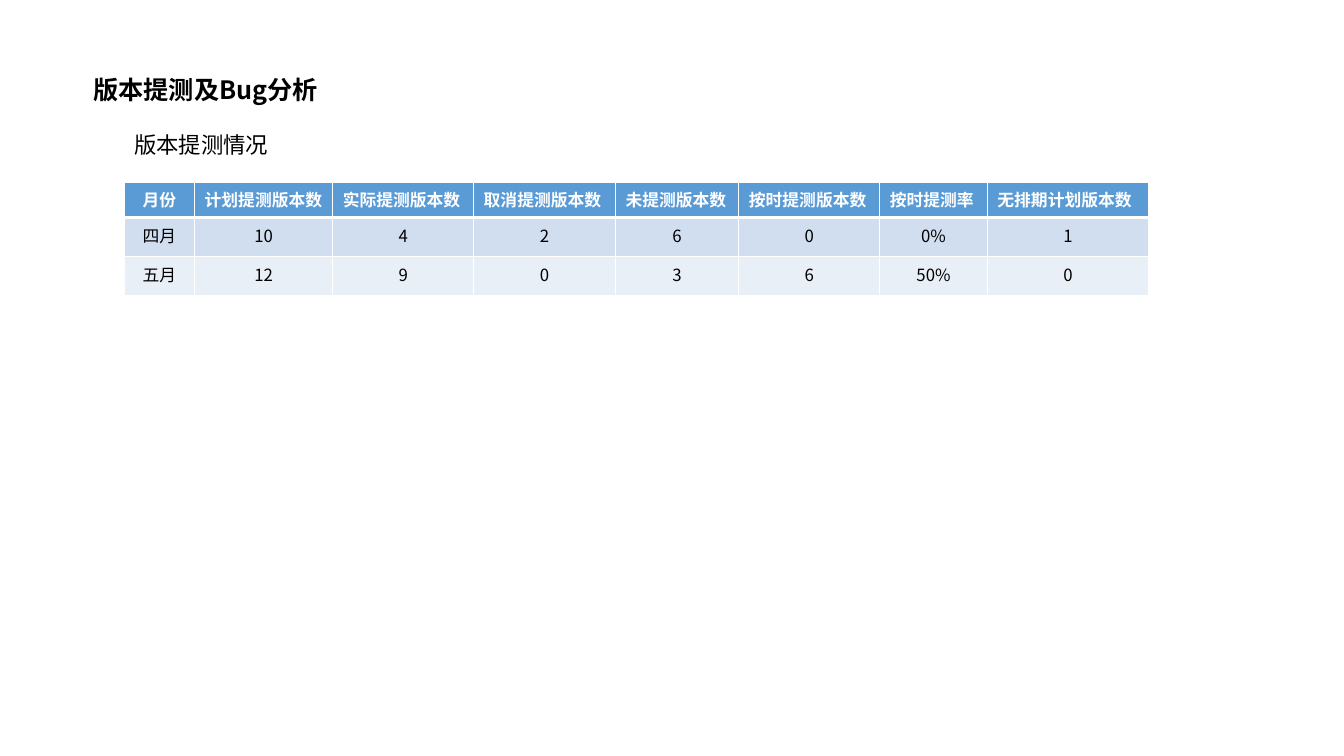
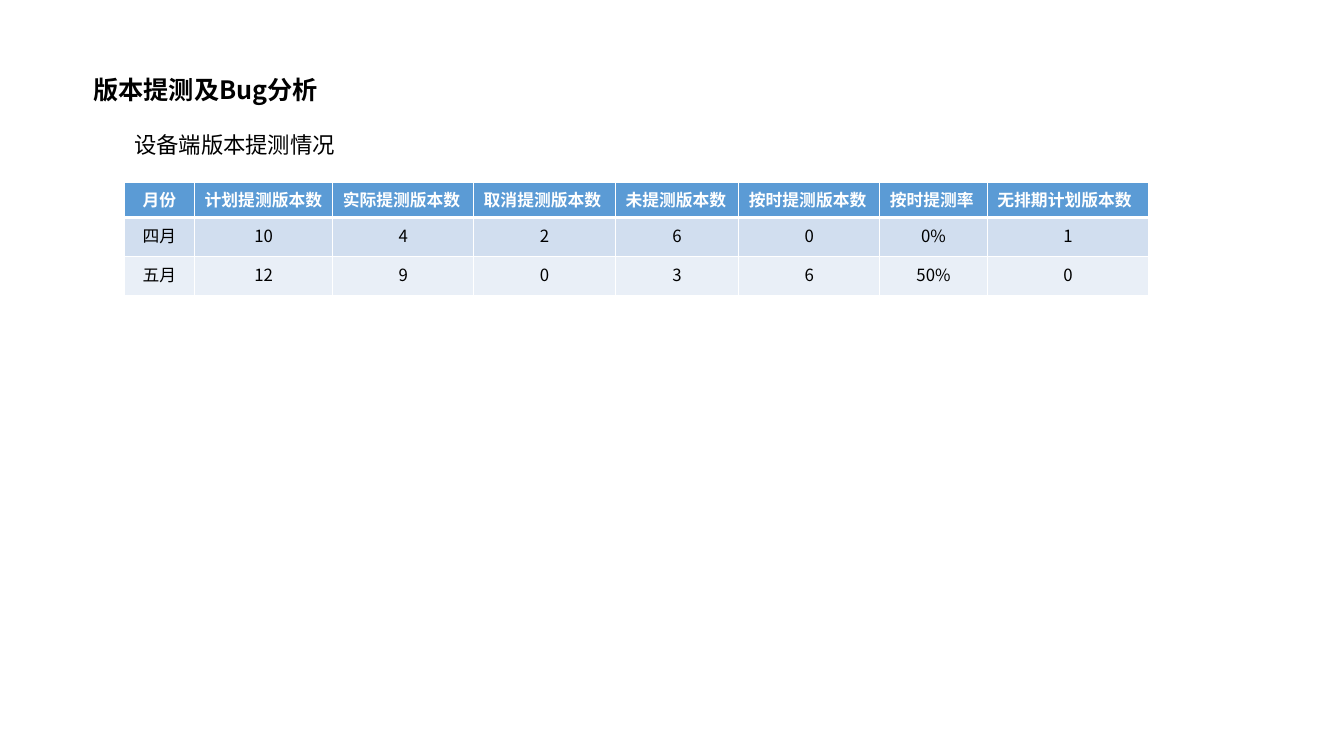
Before and after one commit to chanjumping/-, a slide deck: slide 6 of 5月工作汇报-陈江滨.pptx. Drawn at 1344x756 pixels with LibreOffice and Linux fonts; fonts in the diff are those of the drawing; background and template pictures are left out. Boxes give left, top, right and bottom in pixels: in the first picture for what was removed or moved away, otherwise in the second. Text is boxed around its words. In the diff, an @@ line names an element or a change of style, - is before the commit and + after.

```diff
--- a/5月工作汇报-陈江滨.pptx
+++ b/5月工作汇报-陈江滨.pptx
@@ text at (x1=134, y1=134, x2=335, y2=155): text changed @@
-版本提测情况
+设备端版本提测情况
```
Also in this commit, not shown: 6 other slides changed, 1 slide added, 5 other files.
